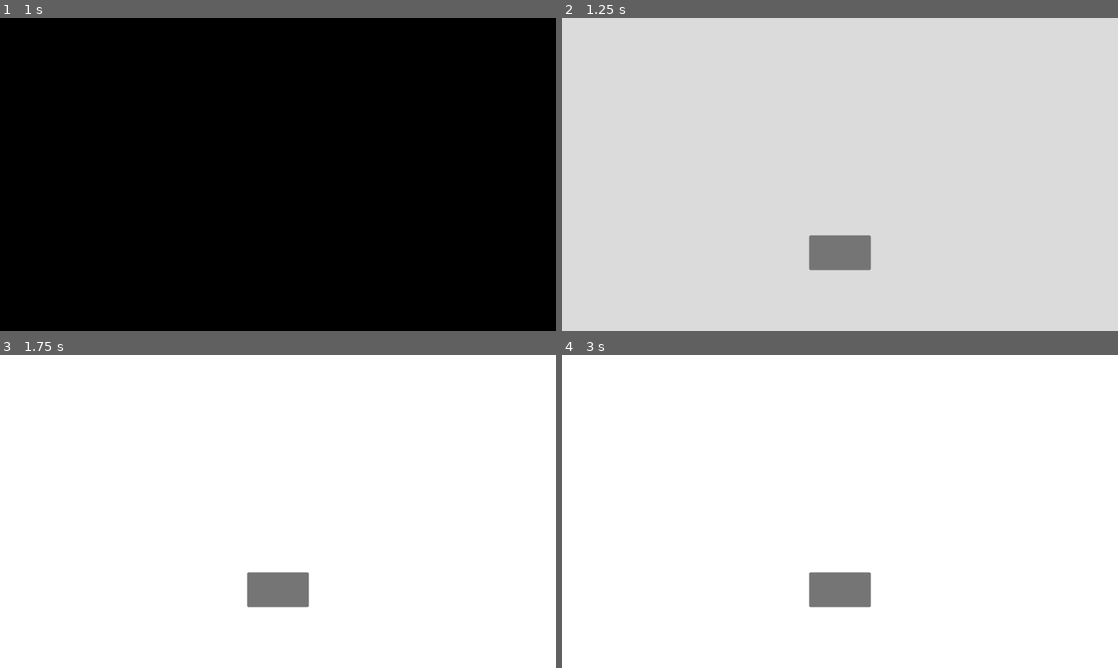
Above: before the commit, frames 1-4 (two rows, left to right).
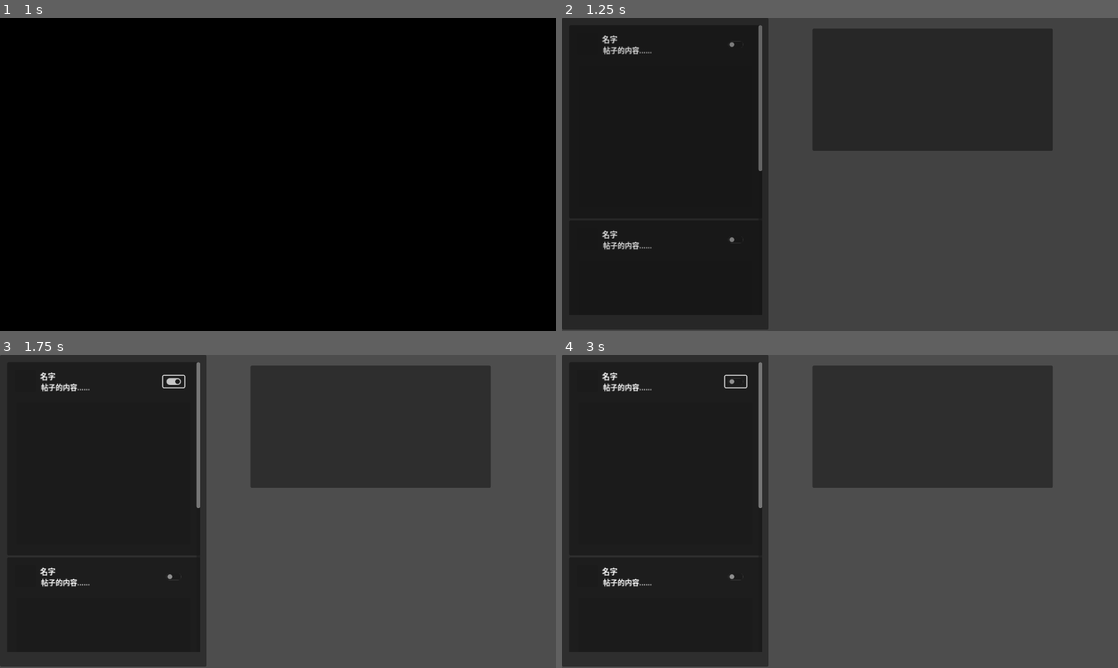
Above: after the commit, the same moments.

Repository: kmeykranz/JamTime-CIGA24
Game: Godot game, scene res://scenes/title_screen.tscn
The game is run twice, just before and just after one commit, with the same random seed, the same clock (stepped at 60 frames per second) and the same inputs. The project has no main scene, so this scene is started directly.
Inputs (mouse positions are in pixels of both pictures, inside the frame that each line leads up to):
- Up to frame 1 (1 s): click (278, 252) at 0.5 s
- Up to frame 2 (1.25 s): no input
- Up to frame 3 (1.75 s): click (172, 383) at 1.27 s
- Up to frame 4 (3 s): click (840, 589) at 2.02 s; click (734, 383) at 2.77 s

Frame 1 is identical in both runs. In frame 2, 100% of the frame differs, in the area x 0-100%, y 0-100%; in frame 3, 100%; in frame 4, 100%.

Commit message:
Add manga scene and menu assets

Diff:
--- /dev/null
+++ b/scenes/display_manga.tscn
@@ -0,0 +1,58 @@
+[gd_scene load_steps=2 format=3 uid="uid://cadhflh3rj2x1"]
+
+[ext_resource type="Texture2D" uid="uid://cpaigq7qgjas8" path="res://assets/samplemanga.png" id="1_g27uf"]
+
+[node name="DisplayManga" type="Control"]
+layout_mode = 3
+anchors_preset = 15
+anchor_right = 1.0
+anchor_bottom = 1.0
+grow_horizontal = 2
+grow_vertical = 2
+
+[node name="ColorRect" type="ColorRect" parent="."]
+layout_mode = 1
+anchors_preset = 15
+anchor_right = 1.0
+anchor_bottom = 1.0
+grow_horizontal = 2
+grow_vertical = 2
+
+[node name="LeftManga" type="TextureRect" parent="."]
+layout_mode = 1
+anchors_preset = 9
+anchor_bottom = 1.0
+offset_left = 38.0
+offset_top = 18.0
+offset_right = 4290.0
+offset_bottom = 6929.0
+grow_vertical = 2
+scale = Vector2(0.08, 0.08)
+texture = ExtResource("1_g27uf")
+
+[node name="MiddleManga" type="TextureRect" parent="."]
+layout_mode = 1
+anchors_preset = 9
+anchor_bottom = 1.0
+offset_left = 409.0
+offset_top = 19.0
+offset_right = 4661.0
+offset_bottom = 6930.0
+grow_vertical = 2
+scale = Vector2(0.08, 0.08)
+texture = ExtResource("1_g27uf")
+
+[node name="RightManga" type="TextureRect" parent="."]
+layout_mode = 1
+anchors_preset = 13
+anchor_left = 0.5
+anchor_right = 0.5
+anchor_bottom = 1.0
+offset_left = 200.0
+offset_top = 19.0
+offset_right = 4452.0
+offset_bottom = 6930.0
+grow_horizontal = 2
+grow_vertical = 2
+scale = Vector2(0.08, 0.08)
+texture = ExtResource("1_g27uf")
--- a/scripts/globals.gd
+++ b/scripts/globals.gd
@@ -32,7 +32,7 @@
 	animation_player.play("fade-in")
 
 func start_game():
-	go_to_world("")
+	go_to_world("res://game.tscn")
 
 #到时候可以写保留什么东西等等
 func go_to_world(path):
Binary file added: assets/menu/0706_1.png
Not shown, added: assets/menu/0706_1.png.import
Binary file added: assets/menu/0706_10.png
Not shown, added: assets/menu/0706_10.png.import
Binary file added: assets/menu/0706_2.png
Not shown, added: assets/menu/0706_2.png.import
Binary file added: assets/menu/0706_3.png
Not shown, added: assets/menu/0706_3.png.import
Binary file added: assets/menu/0706_4.png
Not shown, added: assets/menu/0706_4.png.import
Binary file added: assets/menu/0706_5.png
Not shown, added: assets/menu/0706_5.png.import
(and 12 more such lines)
